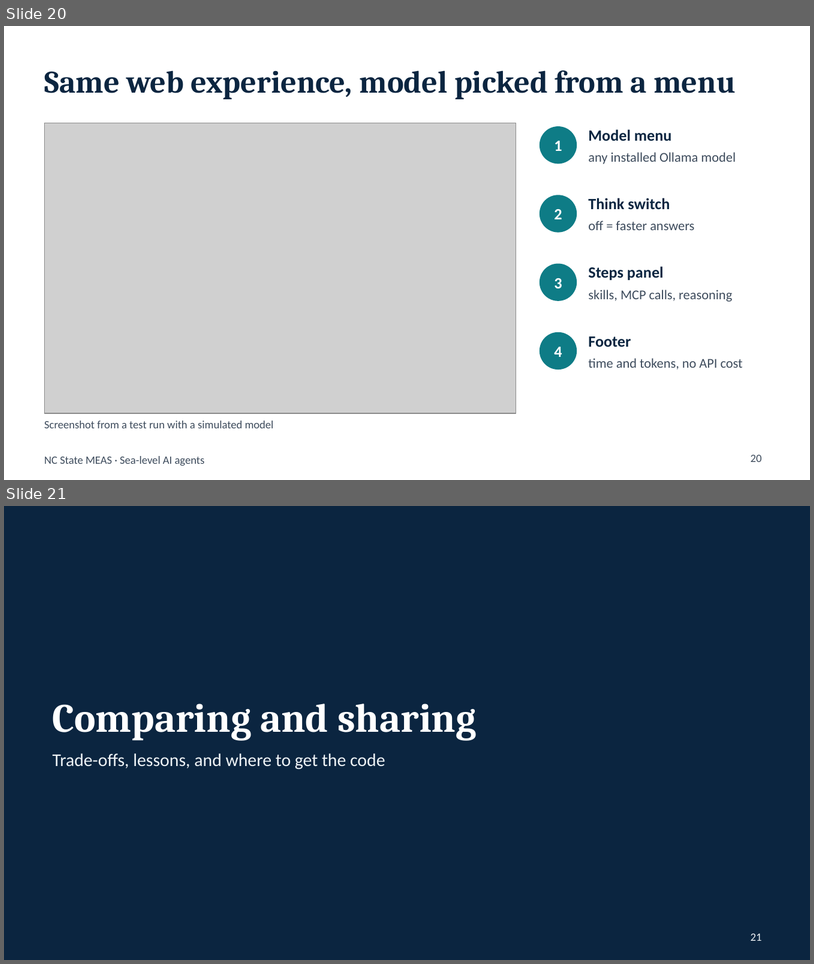
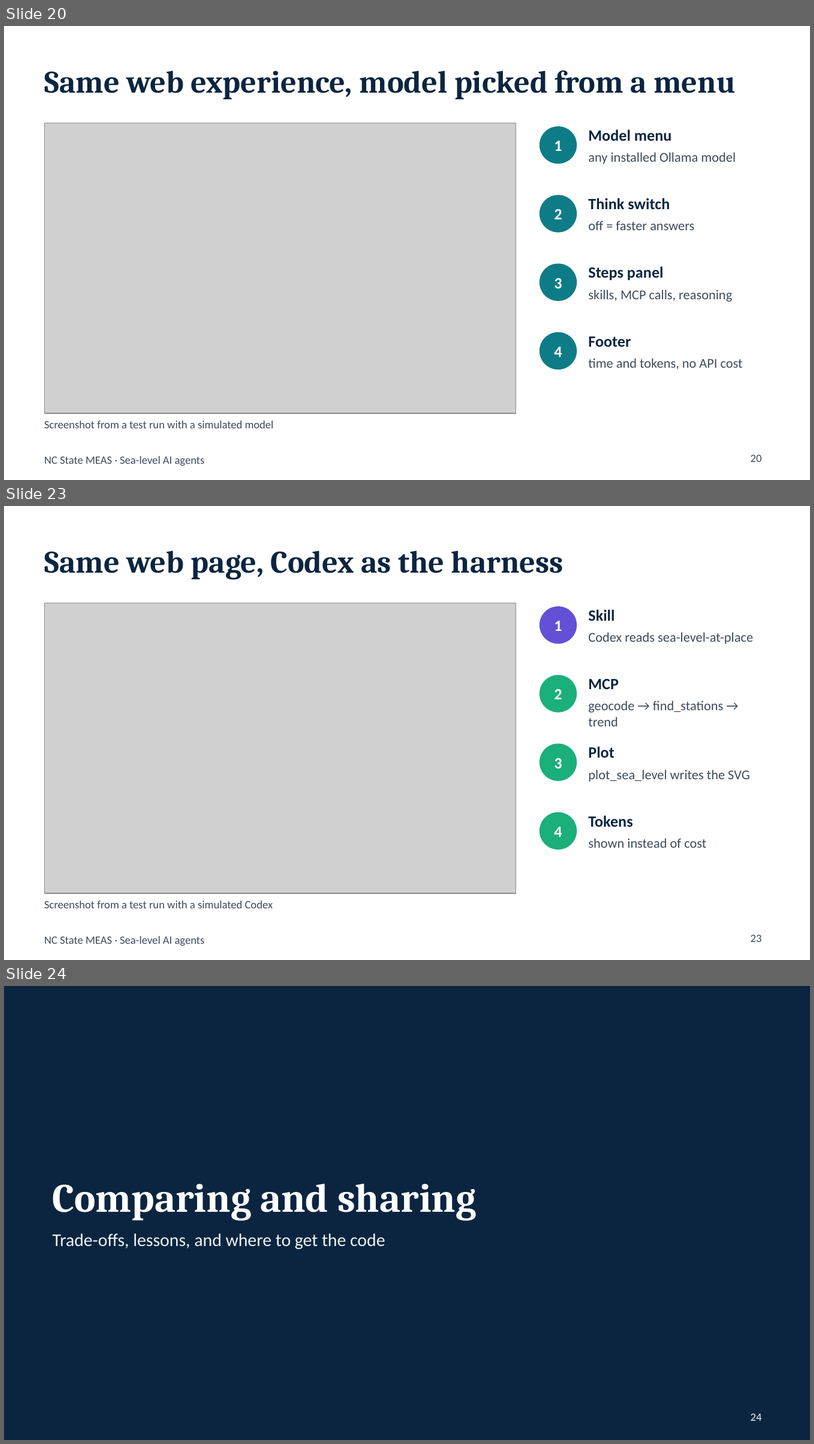
Before and after one commit to jpliu168/sealevel-agent, a slide deck: docs/sealevel_agents_combined.pptx. Shown one above the other, each under a label of ours: slides 20 and 21 before the commit, slides 20, 23 and 24 after it; the slides between them are not shown. The pictures are 814x964 and 814x1444 pixels, drawn with LibreOffice and Linux fonts; fonts in the diff are those of the drawing; grey boxes stand for pictures. Boxes give left, top, right and bottom in pixels: in the first picture for what was removed or moved away, otherwise in the second. Text is boxed around its words. In the diff, an @@ line names an element or a change of style, - is before the commit and + after.

Commit message:
Add OpenAI Codex version

```diff
--- a/docs/sealevel_agents_combined.pptx
+++ b/docs/sealevel_agents_combined.pptx
@@ slide 23 added at (4, 506, 810, 960), background #FFFFFF; not listed: 1 template element that a slide beside it also shows @@
@@ title added at (44, 550, 564, 580), 28 pt, text #0B2540, bold @@
+Same web page, Codex as the harness
@@ picture added at (44, 603, 516, 893) @@
@@ ellipse added at (540, 607, 576, 643), fill #6250D6, outline #6250D6 1 pt @@
@@ text added at (588, 609, 615, 621), 14 pt, text #0B2540, bold @@
+Skill
@@ text added at (554, 621, 562, 631), 14 pt, text #FFFFFF, bold @@
+1
@@ text added at (588, 632, 753, 644), 12 pt, text #3D4B5C @@
+Codex reads sea-level-at-place
@@ ellipse added at (540, 675, 576, 712), fill #1BAF7A, outline #1BAF7A 1 pt @@
@@ text added at (588, 679, 619, 689), 14 pt, text #0B2540, bold @@
+MCP
@@ text added at (554, 689, 562, 699), 14 pt, text #FFFFFF, bold @@
+2
@@ text added at (588, 700, 723, 726), 12 pt, text #3D4B5C @@
+geocode → find_stations → trend
@@ ellipse added at (540, 744, 576, 780), fill #1BAF7A, outline #1BAF7A 1 pt @@
@@ text added at (588, 746, 614, 758), 14 pt, text #0B2540, bold @@
+Plot
@@ text added at (554, 758, 562, 768), 14 pt, text #FFFFFF, bold @@
+3
@@ text added at (588, 769, 750, 781), 12 pt, text #3D4B5C @@
+plot_sea_level writes the SVG
@@ ellipse added at (540, 813, 576, 849), fill #1BAF7A, outline #1BAF7A 1 pt @@
@@ text added at (554, 826, 562, 837), 14 pt, text #FFFFFF, bold @@
+4
@@ text added at (588, 815, 633, 826), 14 pt, text #0B2540, bold @@
+Tokens
@@ text added at (588, 838, 707, 847), 12 pt, text #3D4B5C @@
+shown instead of cost
@@ text added at (44, 900, 273, 908), 10 pt, text #3D4B5C @@
+Screenshot from a test run with a simulated Codex
@@ page number added at (751, 934, 762, 942), 10 pt, text #3D4B5C @@
+23
@@ what was slide 21 is now slide 24 @@
@@ page number at (751, 1413, 762, 1420): text changed @@
-21
+24
```
Also in this commit, not shown: 4 slides changed, 2 other slides added, 22 other files.
